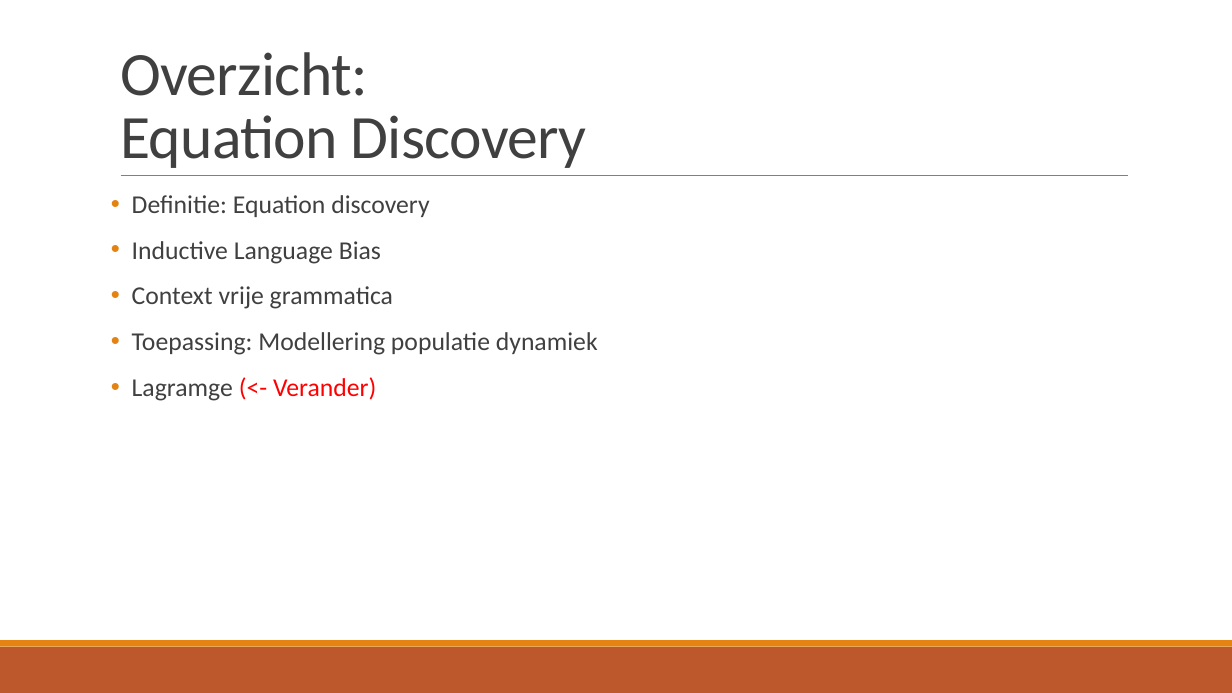
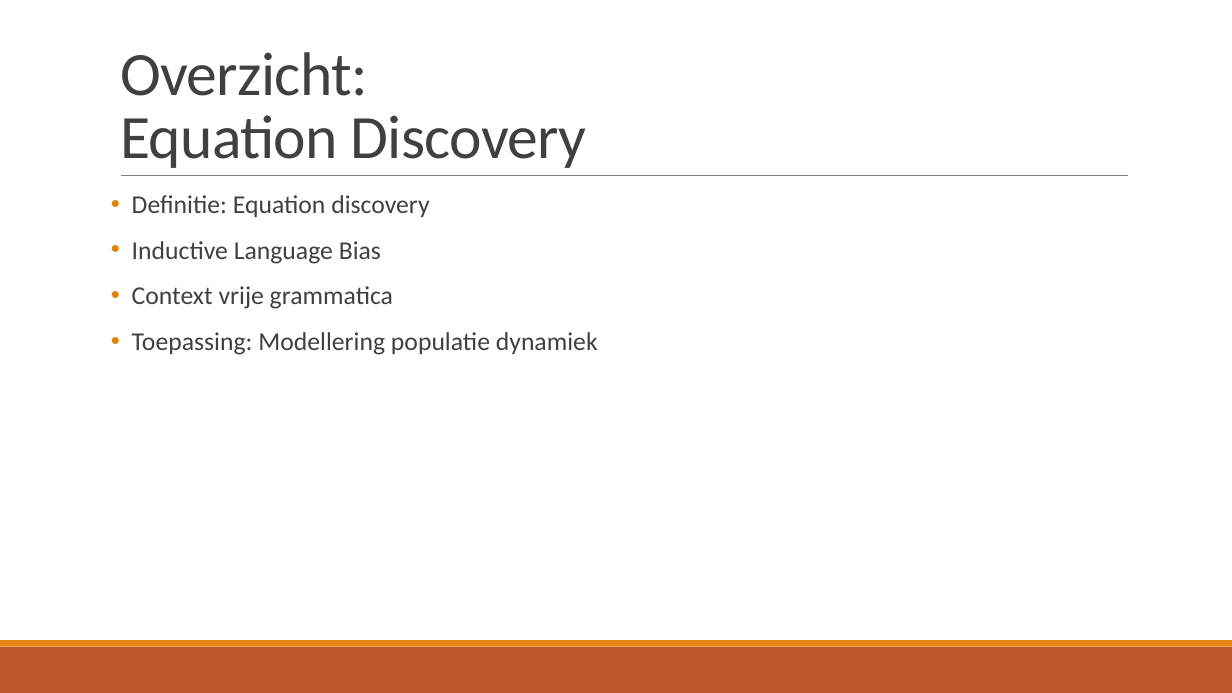
Before and after one commit to TomDeGroote/Bachelorproef, a slide deck: slide 18 of Opdracht 2/Literatuurstudie.pptx. Drawn at 1232x693 pixels with LibreOffice and Linux fonts; fonts in the diff are those of the drawing. Boxes give left, top, right and bottom in pixels: in the first picture for what was removed or moved away, otherwise in the second. Text is boxed around its words. In the diff, an @@ line names an element or a change of style, - is before the commit and + after.

```diff
--- a/Opdracht 2/Literatuurstudie.pptx
+++ b/Opdracht 2/Literatuurstudie.pptx
@@ text at [132, 377, 376, 401]: paragraph removed @@
-• Lagramge (<- Verander)
```
Also in this commit, not shown: 1 other slide changed, 2 slides added, 3 slides removed, 1 other file.
